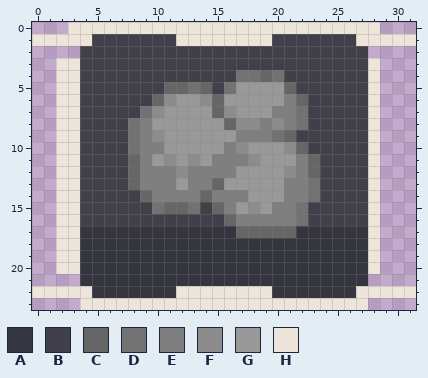
Two states of a pixel-art file, assets/Aseprite/ability_icon.aseprite. Above, as it was before the edit.
32x24 pixels, 1 frame.
Visible layers, top first: "ExplosiveBullet_icon", "Borders".
Palette (. is transparent): A #353540  B #41404a  C #666666  D #727272  E #7f7f7f  F #8c8c8c  G #999999  H #ede4da
Pixels before, first column x 0:
 0 ...HHHHHHHHHHHHHHHHHHHHHHHHHH...
 1 HHHHHBBBBBBBHHHHHHHHBBBBBBBHHHHH
 2 ....BBBBBBBBBBBBBBBBBBBBBBBB....
 3 ..HHBBBBBBBBBBBBBBBBBBBBBBBBH...
 4 ..HHBBBBBBBBBBBBBDDCDBBBBBBBH...
 5 ..HHBBBBBBBCCDCBDGGGGCBBBBBBH...
 6 ..HHBBBBBBCFGGFCGGGGGECBBBBBH...
 7 ..HHBBBBBDFGGGGCFGGGEEDBBBBBH...
 8 ..HHBBBBDEGGGGGGCFFEFEDBBBBBH...
 9 ..HHBBBBDEFGGGGGGEEEDCBBBBBBH...
10 ..HHBBBBDEEGGGGGEFGGGFCBBBBBH...
11 ..HHBBBBCEGFGFGEEEFGGGECBBBBH...
12 ..HHBBBBCEEEFEEEEGGGGFECBBBBH...
13 ..HHBBBBCEEEGEECGGGGGEEDBBBBH...
14 ..HHBBBBBCEEEECEEEGGGEEDBBBBH...
15 ..HHBBBBBBDCCDBCEGFGEEDBBBBBH...
16 ..HHBBBBBBBBBBBBCEEEEEDBBBBBH...
17 ..HHAAAAAAAAAAAAACCCCCAAAAAAH...
18 ..HHAAAAAAAAAAAAAAAAAAAAAAAAH...
19 ..HHAAAAAAAAAAAAAAAAAAAAAAAAH...
20 ..HHAAAAAAAAAAAAAAAAAAAAAAAAH...
21 ....AAAAAAAAAAAAAAAAAAAAAAAA....
22 HHHHHAAAAAAAHHHHHHHHAAAAAAAHHHHH
23 ....HHHHHHHHHHHHHHHHHHHHHHHH....
New version:
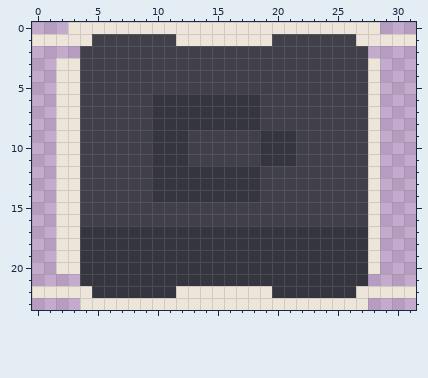
Change:
layer "ExplosiveBullet_icon" now hidden
layer "LargerBullets_icon" added
Changed rows in their new state; - is an unchanged pixel.
first column x 8:
 4 ---------BBBB---
 5 ---BBBB-BBBBBB--
 6 --AAAAAAAAABBBB-
 7 -BAAAAAAAAABBBB-
 8 BBAAAAAAAAABBBB-
 9 BBAAABBBBBBAAA--
10 BBAAABBBBBBAAAB-
11 BBAAABBBBBBAAABB
12 BBAAAAAAAAABBBBB
13 BBAAAAAAAAABBBBB
14 -BAAAAAAAAABBBBB
15 --BBBB-BBBBBBBB-
16 --------BBBBBBB-
17 ---------AAAAA--
Boxes around the changes in both pictures, in picture pixels (x1, y1, x2, y2):
changed: (128, 70, 320, 238)
